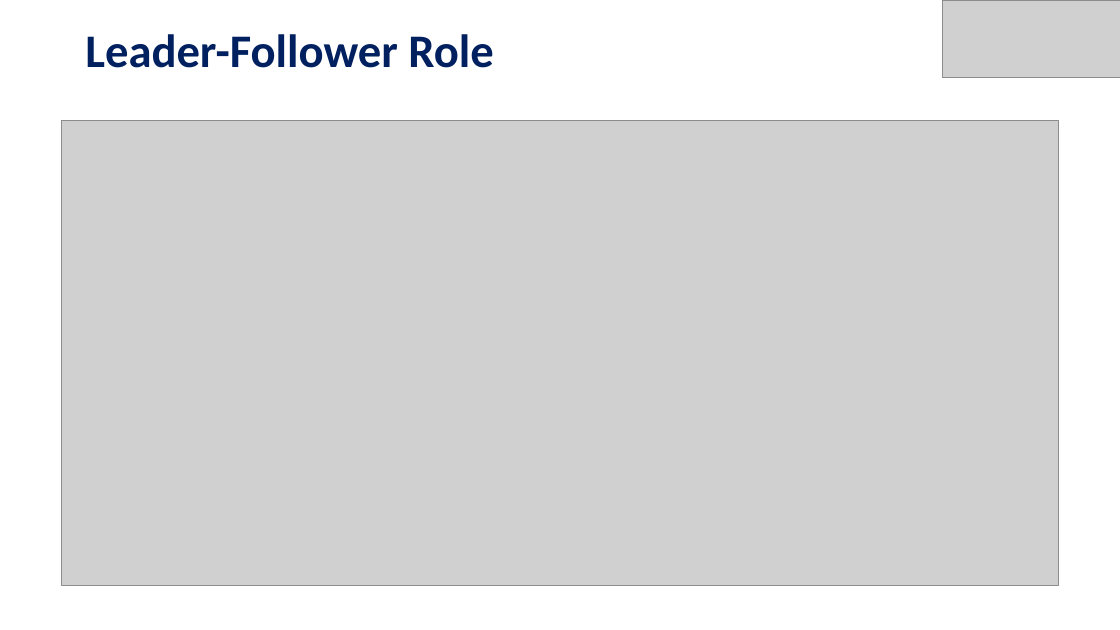
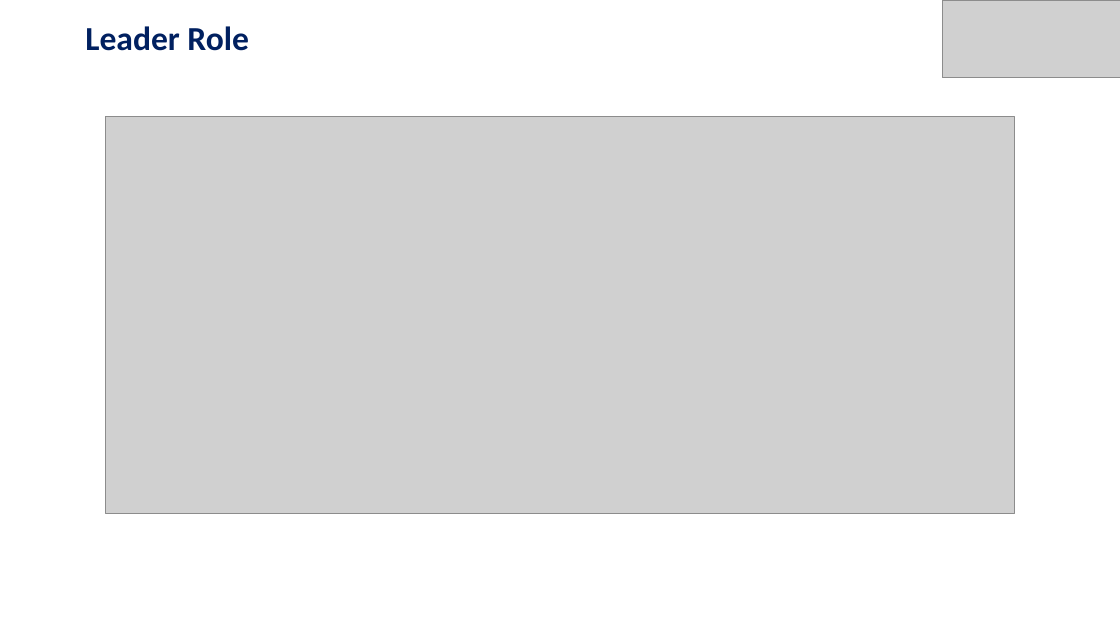
Before and after one commit to anand6105/MSE_QRBOT, a slide deck: slide 16 of docs/QUICK_RESCUE_BOT.pptx. Drawn at 1120x630 pixels with LibreOffice and Linux fonts; fonts in the diff are those of the drawing; grey boxes stand for pictures. Boxes give left, top, right and bottom in pixels: in the first picture for what was removed or moved away, otherwise in the second. Text is boxed around its words. In the diff, an @@ line names an element or a change of style, - is before the commit and + after.

```diff
--- a/docs/QUICK_RESCUE_BOT.pptx
+++ b/docs/QUICK_RESCUE_BOT.pptx
@@ title at bbox=[85, 26, 248, 51]: text changed; size 40 to 28.8 pt @@
-Leader-Follower Role
+Leader Role
@@ picture: place and size @@
-picture at bbox=[62, 120, 1059, 586]
+picture at bbox=[106, 117, 1014, 514]
```
Also in this commit, not shown: 16 other slides changed, 8 slides added, 2 slides removed.
